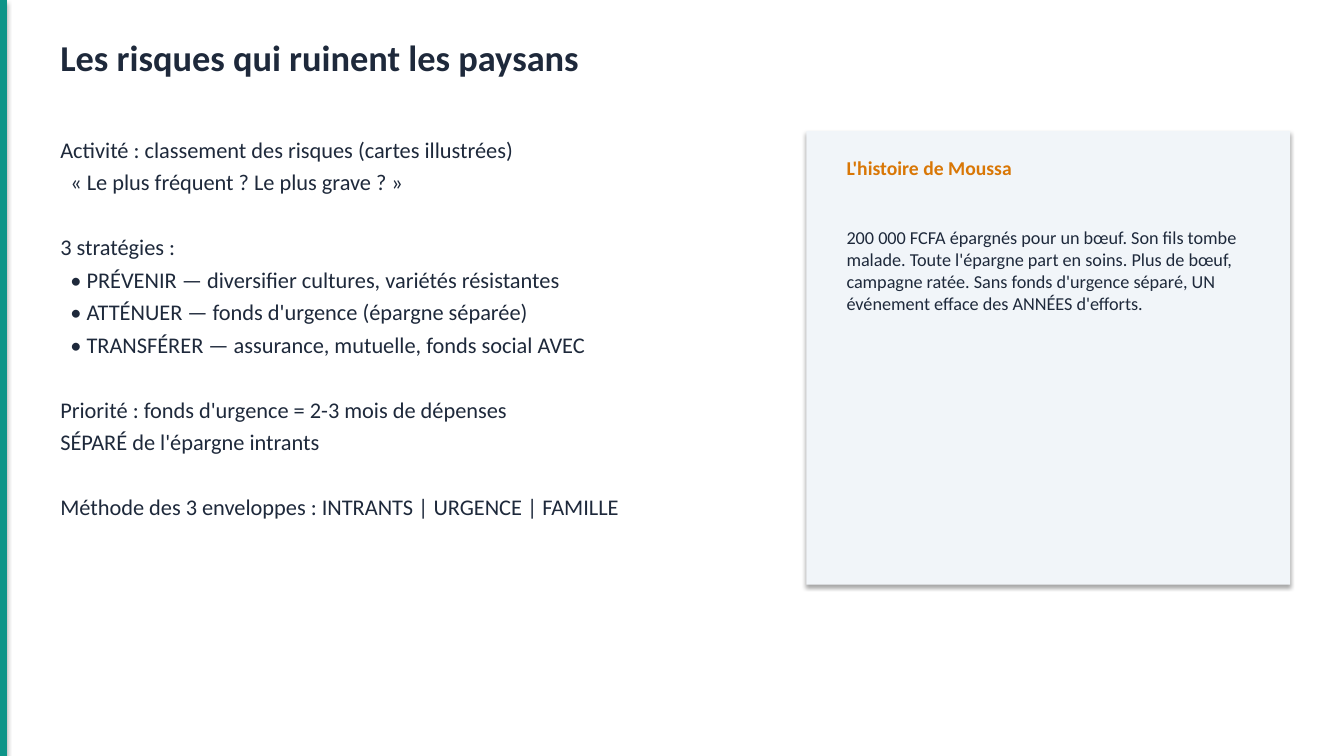
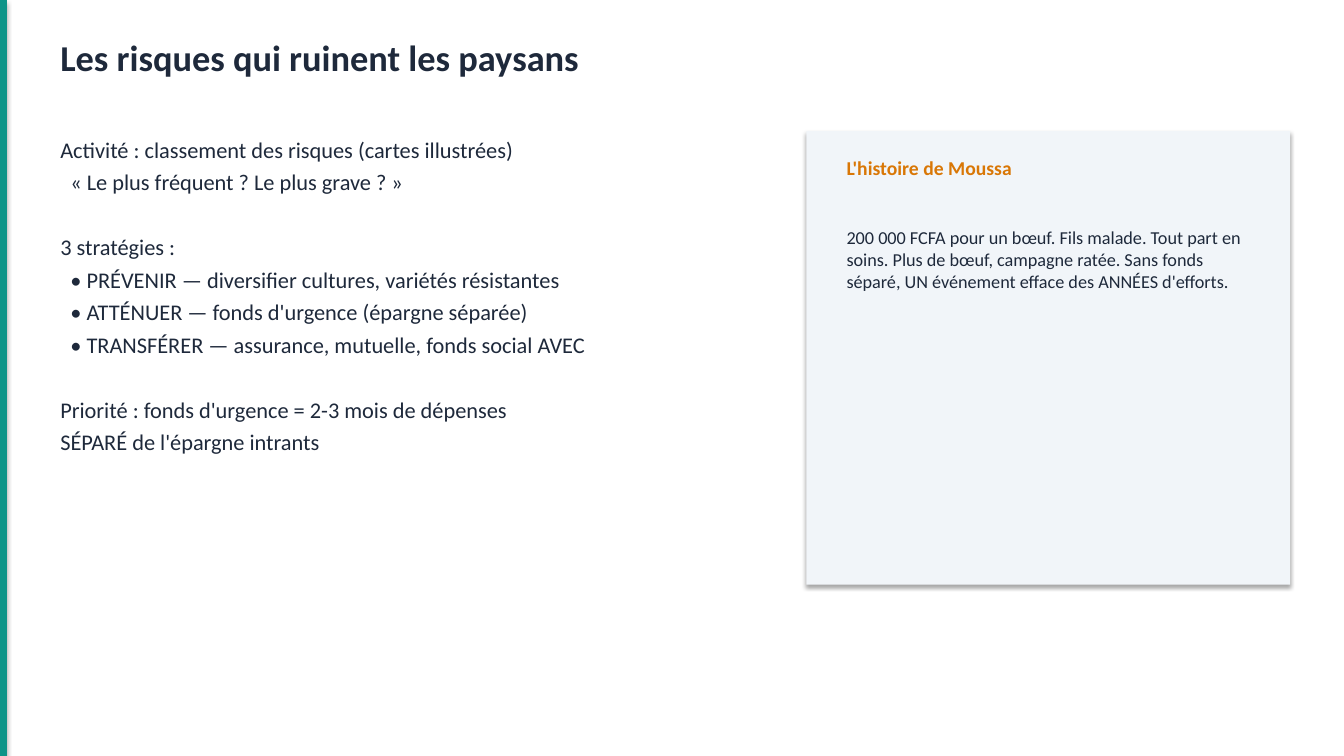
Before and after one commit to Louistatch/portefolio, a slide deck: slide 39 of TOF-FIN-01_Gestion_Financiere_Paysanne.pptx (slide 36 before the commit). Drawn at 1344x756 pixels with LibreOffice and Linux fonts; fonts in the diff are those of the drawing. Boxes give left, top, right and bottom in pixels: in the first picture for what was removed or moved away, otherwise in the second. Text is boxed around its words. In the diff, an @@ line names an element or a change of style, - is before the commit and + after.

```diff
--- a/TOF-FIN-01_Gestion_Financiere_Paysanne.pptx
+++ b/TOF-FIN-01_Gestion_Financiere_Paysanne.pptx
@@ text at [847, 231, 1241, 291]: text changed @@
-200 000 FCFA épargnés pour un bœuf. Son fils tombe malade. Toute l'épargne part en soins. Plus de bœuf, campagne ratée. Sans fonds d'urgence séparé, UN événement efface des ANNÉES d'efforts.
+200 000 FCFA pour un bœuf. Fils malade. Tout part en soins. Plus de bœuf, campagne ratée. Sans fonds séparé, UN événement efface des ANNÉES d'efforts.
@@ text at [60, 499, 618, 519]: paragraph removed @@
-Méthode des 3 enveloppes : INTRANTS | URGENCE | FAMILLE
```
Also in this commit, not shown: 31 other slides changed, 6 slides added, 3 slides removed, 13 other files.
